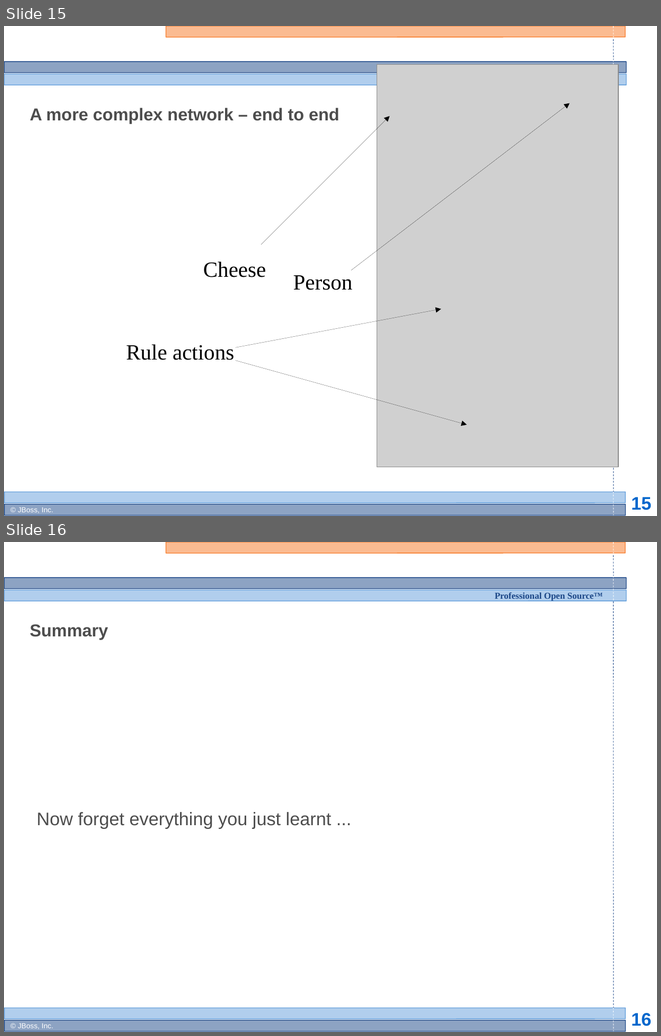
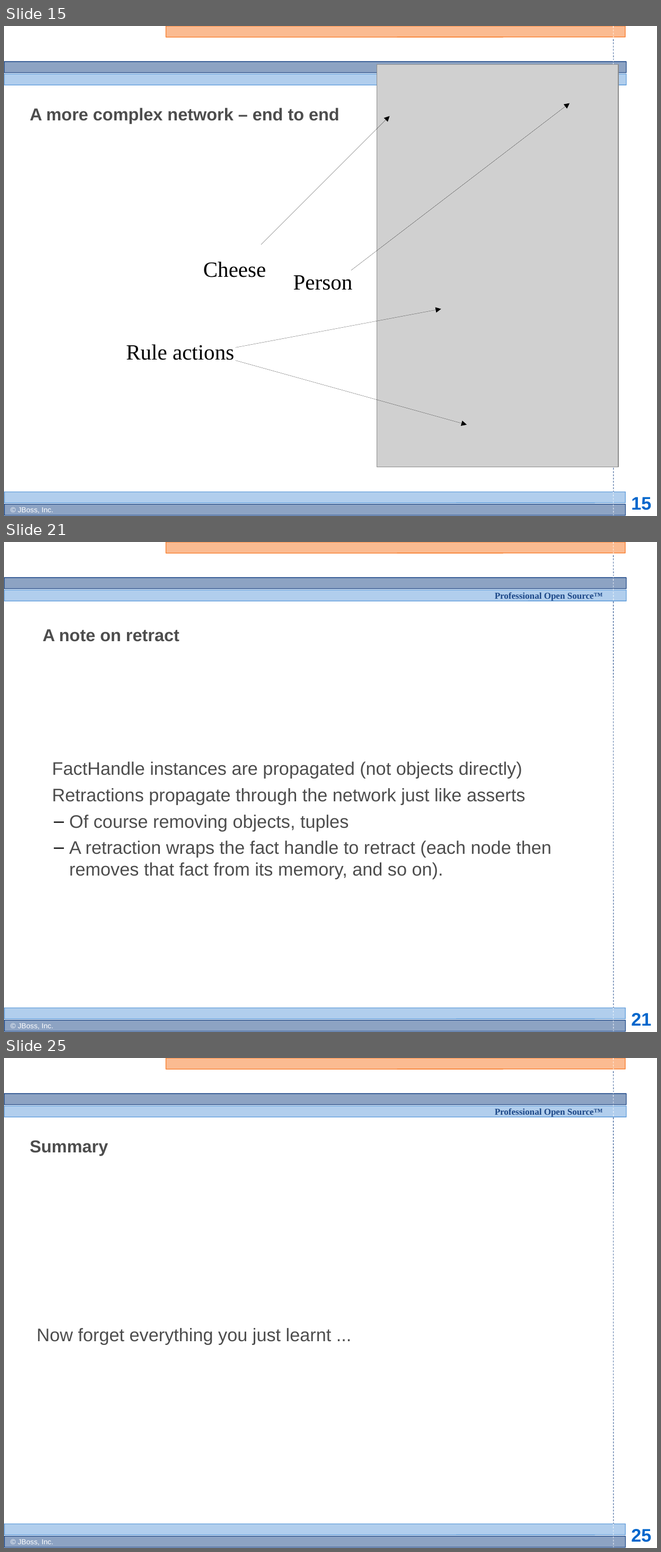
Before and after one commit to bobmcwhirter/drools, a slide deck: documentation/training/developers-course/Module 4 - Rule Engine Concepts 2.odp. Shown one above the other, each under a label of ours: slides 15 and 16 before the commit, slides 15, 21 and 25 after it; the slides between them are not shown. The pictures are 661x1036 and 661x1552 pixels, drawn with LibreOffice and Linux fonts; fonts in the diff are those of the drawing; grey boxes stand for pictures; background and template pictures are left out. Boxes give left, top, right and bottom in pixels: in the first picture for what was removed or moved away, otherwise in the second. Text is boxed around its words. In the diff, an @@ line names an element or a change of style, - is before the commit and + after.

```diff
--- a/documentation/training/developers-course/Module 4 - Rule Engine Concepts 2.odp
+++ b/documentation/training/developers-course/Module 4 - Rule Engine Concepts 2.odp
@@ slide 21 added at bbox=[4, 542, 657, 1032], background #FFFFFF; not listed: 13 template elements that a slide beside it also shows @@
@@ title added at bbox=[43, 629, 179, 642], 19 pt, text #4D4D4D, bold @@
+A note on retract
@@ subtitle added at bbox=[52, 761, 551, 879], 20 pt, text #4D4D4D @@
+  FactHandle instances are propagated (not objects directly)
+  Retractions propagate through the network just like asserts
+  – Of course removing objects, tuples
+  – A retraction wraps the fact handle to retract (each node then removes that fact from its memory, and so on).
@@ what was slide 16 is now slide 25 @@
@@ page number at bbox=[631, 1529, 651, 1542]: text changed @@
-16
+25
```
Also in this commit, not shown: 9 other slides added, 1 other file.
